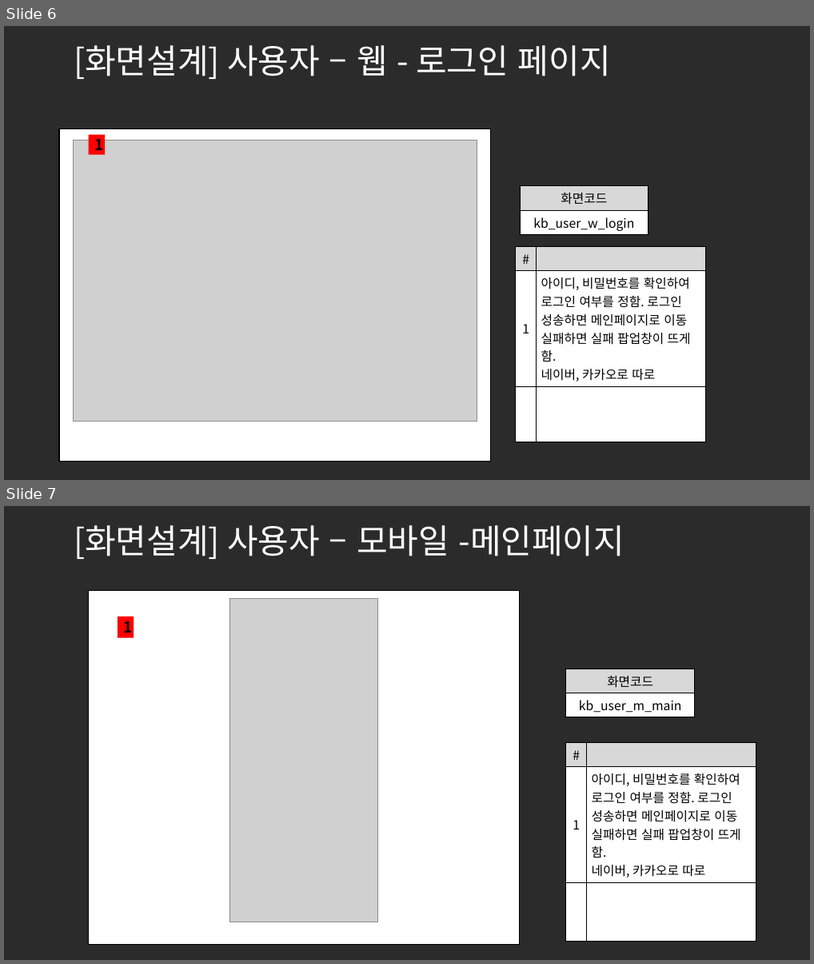
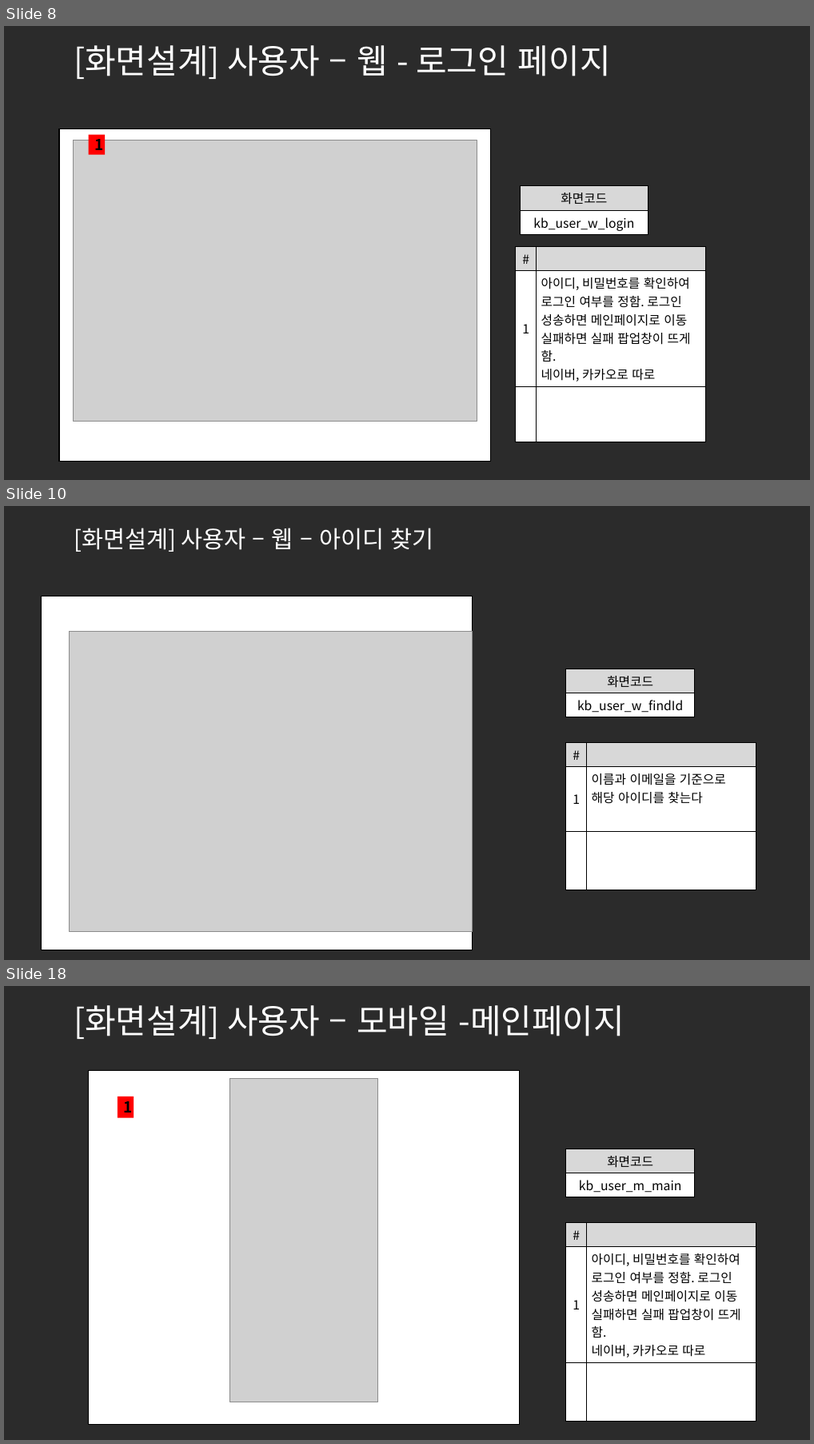
Before and after one commit to ezenteam2/e-Zone, a slide deck: 0 발표용 파워포인트/project05 - 파워포인트 종합 - 기범.pptx. Shown one above the other, each under a label of ours: slides 6 and 7 before the commit, slides 8, 10 and 18 after it; the slides between them are not shown. The pictures are 814x964 and 814x1444 pixels, drawn with LibreOffice and Linux fonts; fonts in the diff are those of the drawing; grey boxes stand for pictures; background and template pictures are left out; a plain dark background stands for a picture behind light text. Boxes give left, top, right and bottom in pixels: in the first picture for what was removed or moved away, otherwise in the second. Text is boxed around its words. In the diff, an @@ line names an element or a change of style, - is before the commit and + after.

```diff
--- a/0 발표용 파워포인트/project05 - 파워포인트 종합 - 기범.pptx
+++ b/0 발표용 파워포인트/project05 - 파워포인트 종합 - 기범.pptx
@@ slide 10 added at (4, 506, 810, 960), background picture (left out) @@
@@ title added at (74, 528, 434, 552), 28 pt, text #FFFFFF @@
+[화면설계] 사용자 – 웹 – 아이디 찾기
@@ rectangle added at (41, 596, 473, 950), fill #FFFFFF, outline #000000 1 pt @@
@@ picture added at (70, 632, 473, 932) @@
@@ table added at (566, 668, 695, 716), 2 rows, 1 columns @@
+화면코드
+kb_user_w_findId
@@ table added at (566, 743, 757, 889), 3 rows, 2 columns @@
+# | 
+1 | 이름과 이메일을 기준으로 해당 아이디를 찾는다
+ | 
@@ what was slide 6 is now slide 8 @@
@@ what was slide 7 is now slide 18 @@
```
Also in this commit, not shown: 10 other slides added, 2 other files.
